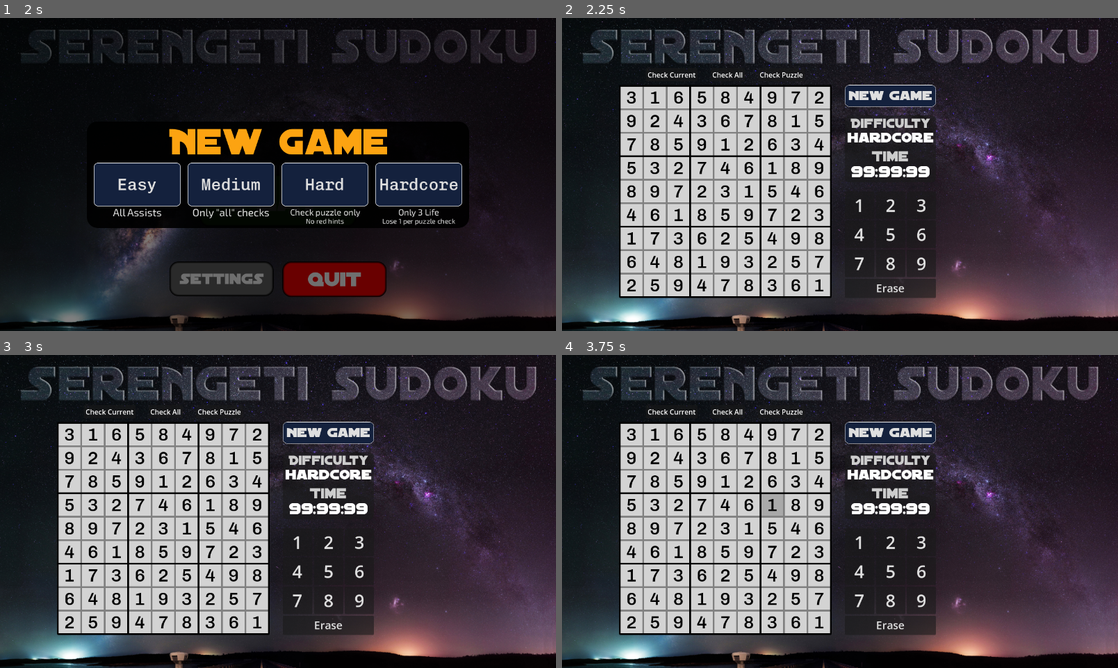
Above: before the commit, frames 1-4 (two rows, left to right).
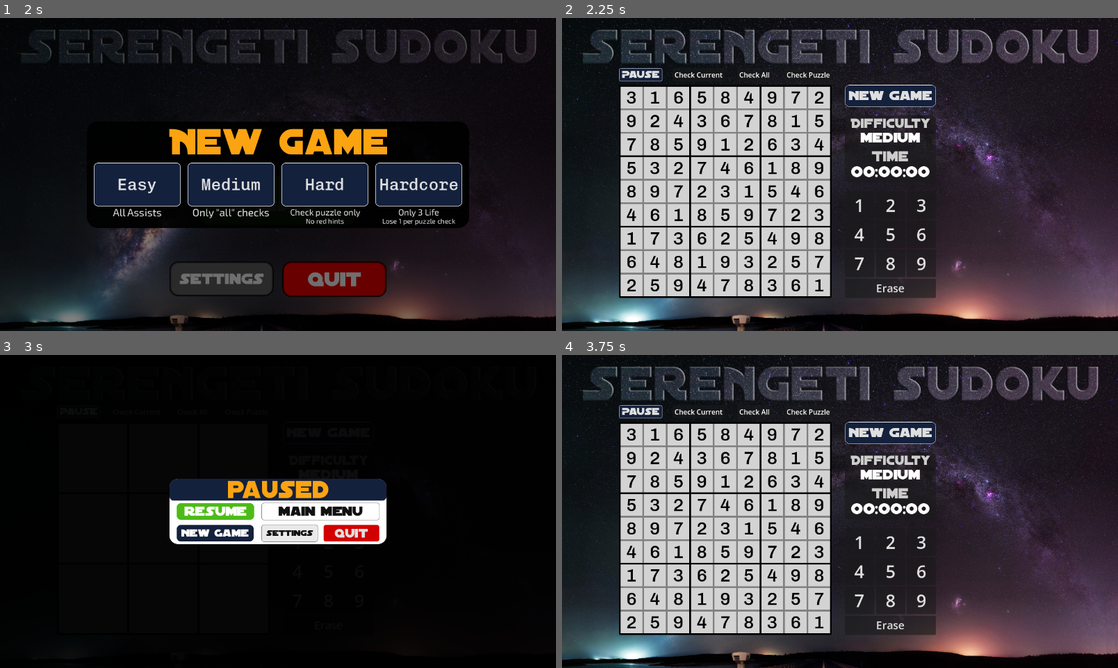
Above: after the commit, the same moments.

Repository: Convy32/Serengeti-Sudoku
Game: Godot game, scene res://main_menu.tscn
Two runs of this game, one before a commit and one after it. Both use one fixed random seed, a clock stepped at 60 frames per second and the inputs below.
Inputs (mouse positions are in pixels of both pictures, inside the frame that each line leads up to):
- Up to frame 1 (2 s): click "Settings" at 0.5 s; click "Play" at 1.25 s
- Up to frame 2 (2.25 s): click "Medium" at 2 s
- Up to frame 3 (3 s): click (77, 411) at 2.75 s, where only the run after the commit has a clickable "Pause"
- Up to frame 4 (3.75 s): click (778, 511) at 3.5 s, where only the run after the commit has a clickable "resume"

Frame 1 is identical in both runs. In frame 2, 1.1% of the frame differs, in the area x 10-67%, y 16-51%; in frame 3, 81%, in the area x 0-100%, y 0-100%; in frame 4, 1.4%.

Commit message:
Pause function complete

Diff:
--- /dev/null
+++ b/sudoku/bluegov.tres
@@ -0,0 +1,14 @@
+[gd_resource type="StyleBoxFlat" format=3 uid="uid://y617oht8tdhk"]
+
+[resource]
+bg_color = Color(0.12860578, 0.19816345, 0.34782866, 1)
+border_width_left = 1
+border_width_top = 1
+border_width_right = 1
+border_width_bottom = 1
+border_color = Color(1, 1, 1, 1)
+border_blend = true
+corner_radius_top_left = 10
+corner_radius_top_right = 10
+corner_radius_bottom_right = 10
+corner_radius_bottom_left = 10
--- /dev/null
+++ b/sudoku/bluenorm.tres
@@ -0,0 +1,14 @@
+[gd_resource type="StyleBoxFlat" format=3 uid="uid://ci565aspcoshr"]
+
+[resource]
+bg_color = Color(0.078431375, 0.12941177, 0.23921569, 1)
+border_width_left = 1
+border_width_top = 1
+border_width_right = 1
+border_width_bottom = 1
+border_color = Color(1, 1, 1, 1)
+border_blend = true
+corner_radius_top_left = 10
+corner_radius_top_right = 10
+corner_radius_bottom_right = 10
+corner_radius_bottom_left = 10
--- /dev/null
+++ b/sudoku/bluepress.tres
@@ -0,0 +1,14 @@
+[gd_resource type="StyleBoxFlat" format=3 uid="uid://djg7f7e1rylcy"]
+
+[resource]
+bg_color = Color(0.17449376, 0.26111656, 0.44370916, 1)
+border_width_left = 1
+border_width_top = 1
+border_width_right = 1
+border_width_bottom = 1
+border_color = Color(1, 1, 1, 1)
+border_blend = true
+corner_radius_top_left = 10
+corner_radius_top_right = 10
+corner_radius_bottom_right = 10
+corner_radius_bottom_left = 10
--- a/sudoku/game.tscn
+++ b/sudoku/game.tscn
@@ -16,11 +16,54 @@
 [ext_resource type="Theme" uid="uid://cndcs6l2sw2ed" path="res://quitbutton.tres" id="13_lc2xo"]
 [ext_resource type="Theme" uid="uid://bviuwu626dxg7" path="res://gameoverlabels.tres" id="14_215e1"]
 [ext_resource type="Texture2D" uid="uid://du1xvq7occ51s" path="res://Gamelose1.png" id="15_7sc4i"]
+[ext_resource type="Texture2D" uid="uid://omba5fnc1k4n" path="res://pausescreen.png" id="17_e8heu"]
+[ext_resource type="StyleBox" uid="uid://ci565aspcoshr" path="res://bluenorm.tres" id="18_e36ub"]
+[ext_resource type="StyleBox" uid="uid://djg7f7e1rylcy" path="res://bluepress.tres" id="19_hb5m1"]
+[ext_resource type="StyleBox" uid="uid://y617oht8tdhk" path="res://bluegov.tres" id="20_x5p1p"]
 
 [sub_resource type="Theme" id="Theme_feb5d"]
 Label/colors/font_color = Color(0, 0, 0, 1)
 Label/font_sizes/font_size = 40
 Label/fonts/font = ExtResource("1_fc0e3")
+
+[sub_resource type="StyleBoxFlat" id="StyleBoxFlat_e36ub"]
+bg_color = Color(0.078431375, 0.12941177, 0.23921569, 1)
+border_width_left = 1
+border_width_top = 1
+border_width_right = 1
+border_width_bottom = 1
+border_color = Color(1, 1, 1, 1)
+border_blend = true
+corner_radius_top_left = 5
+corner_radius_top_right = 5
+corner_radius_bottom_right = 5
+corner_radius_bottom_left = 5
+
+[sub_resource type="StyleBoxFlat" id="StyleBoxFlat_hb5m1"]
+bg_color = Color(0.17449376, 0.26111656, 0.44370916, 1)
+border_width_left = 1
+border_width_top = 1
+border_width_right = 1
+border_width_bottom = 1
+border_color = Color(1, 1, 1, 1)
+border_blend = true
+corner_radius_top_left = 5
+corner_radius_top_right = 5
+corner_radius_bottom_right = 5
+corner_radius_bottom_left = 5
+
+[sub_resource type="StyleBoxFlat" id="StyleBoxFlat_x5p1p"]
+bg_color = Color(0.12860578, 0.19816345, 0.34782866, 1)
+border_width_left = 1
+border_width_top = 1
+border_width_right = 1
+border_width_bottom = 1
+border_color = Color(1, 1, 1, 1)
+border_blend = true
+corner_radius_top_left = 5
+corner_radius_top_right = 5
+corner_radius_bottom_right = 5
+corner_radius_bottom_left = 5
 
 [sub_resource type="Theme" id="Theme_7jktm"]
 Button/font_sizes/font_size = 40
@@ -37,6 +80,45 @@
 corner_radius_bottom_right = 5
 corner_radius_bottom_left = 5
 
+[sub_resource type="StyleBoxFlat" id="StyleBoxFlat_qhcbd"]
+bg_color = Color(0.29803923, 0.73333335, 0.09019608, 1)
+border_width_left = 1
+border_width_top = 1
+border_width_right = 1
+border_width_bottom = 1
+border_color = Color(1, 1, 1, 1)
+border_blend = true
+corner_radius_top_left = 10
+corner_radius_top_right = 10
+corner_radius_bottom_right = 10
+corner_radius_bottom_left = 10
+
+[sub_resource type="StyleBoxFlat" id="StyleBoxFlat_f1jbl"]
+bg_color = Color(0.18431373, 0.47843137, 0.05490196, 1)
+border_width_left = 1
+border_width_top = 1
+border_width_right = 1
+border_width_bottom = 1
+border_color = Color(1, 1, 1, 1)
+border_blend = true
+corner_radius_top_left = 10
+corner_radius_top_right = 10
+corner_radius_bottom_right = 10
+corner_radius_bottom_left = 10
+
+[sub_resource type="StyleBoxFlat" id="StyleBoxFlat_vaj68"]
+bg_color = Color(0.22352941, 0.5647059, 0.07058824, 1)
+border_width_left = 1
+border_width_top = 1
+border_width_right = 1
+border_width_bottom = 1
+border_color = Color(1, 1, 1, 1)
+border_blend = true
+corner_radius_top_left = 10
+corner_radius_top_right = 10
+corner_radius_bottom_right = 10
+corner_radius_bottom_left = 10
+
 [node name="Control" type="Control" unique_id=591113563]
 layout_mode = 3
 anchors_preset = 15
@@ -46,8 +128,8 @@
 grow_vertical = 2
 theme = SubResource("Theme_feb5d")
 script = ExtResource("2_ryrav")
-metadata/_edit_horizontal_guides_ = [644.0, 130.0, 144.0, 94.0, 154.0, 224.0, 379.0, 224.0, 379.0, 224.0, 224.0]
-metadata/_edit_vertical_guides_ = [651.0, 131.0, 293.0, 455.0, 280.0, 389.0, 651.0, 861.0]
+metadata/_edit_horizontal_guides_ = [644.0, 130.0, 144.0, 94.0, 154.0, 224.0, 379.0, 224.0, 380.0, 224.0, 224.0, 340.0, 430.0, 390.0, 115.0, 146.0]
+metadata/_edit_vertical_guides_ = [651.0, 131.0, 293.0, 455.0, 280.0, 389.0, 651.0, 861.0, 621.0]
 
 [node name="MainMenu720" type="Sprite2D" parent="." unique_id=1643750564]
 position = Vector2(640, 360)
@@ -77,7 +159,7 @@
 theme_override_colors/font_color = Color(1, 1, 1, 1)
 theme_override_fonts/font = ExtResource("11_215e1")
 theme_override_font_sizes/font_size = 33
-text = "Hardcore"
+text = "Easy"
 horizontal_alignment = 1
 vertical_alignment = 1
 
@@ -88,7 +170,7 @@
 offset_bottom = 72.0
 theme_override_fonts/font = ExtResource("11_215e1")
 theme_override_font_sizes/font_size = 37
-text = "99:99:99"
+text = "00:00:00"
 horizontal_alignment = 1
 vertical_alignment = 1
 
@@ -108,11 +190,25 @@
 columns = 9
 script = ExtResource("1_80nbo")
 
+[node name="PauseButton" type="Button" parent="." unique_id=1421596896]
+layout_mode = 0
+offset_left = 131.0
+offset_top = 115.0
+offset_right = 231.0
+offset_bottom = 146.0
+theme = ExtResource("10_lc2xo")
+theme_override_fonts/font = ExtResource("11_215e1")
+theme_override_font_sizes/font_size = 24
+theme_override_styles/normal = SubResource("StyleBoxFlat_e36ub")
+theme_override_styles/pressed = SubResource("StyleBoxFlat_hb5m1")
+theme_override_styles/hover = SubResource("StyleBoxFlat_x5p1p")
+text = "Pause"
+
 [node name="MenuBar" type="MenuBar" parent="." unique_id=1693006105]
 layout_mode = 0
-offset_left = 193.0
+offset_left = 255.0
 offset_top = 115.0
-offset_right = 312.0
+offset_right = 374.0
 offset_bottom = 146.0
 theme_override_colors/font_color = Color(1, 1, 1, 1)
 
@@ -128,9 +224,9 @@
 
 [node name="MenuBar2" type="MenuBar" parent="." unique_id=1158981240]
 layout_mode = 0
-offset_left = 342.0
+offset_left = 404.0
 offset_top = 115.0
-offset_right = 421.0
+offset_right = 483.0
 offset_bottom = 146.0
 theme_override_colors/font_color = Color(1, 1, 1, 1)
 
@@ -145,9 +241,9 @@
 
 [node name="Check Puzzle" type="Button" parent="." unique_id=2009841287]
 layout_mode = 0
-offset_left = 451.0
+offset_left = 513.0
 offset_top = 115.0
-offset_right = 559.0
+offset_right = 621.0
 offset_bottom = 146.0
 theme_override_colors/font_color = Color(1, 1, 1, 1)
 text = "Check Puzzle"
@@ -479,6 +575,78 @@
 [node name="TimeTimer" type="Timer" parent="." unique_id=1429012144]
 process_callback = 0
 
+[node name="Pause" type="Control" parent="." unique_id=1985020163]
+visible = false
+anchors_preset = 0
+offset_right = 40.0
+offset_bottom = 40.0
+
+[node name="Pausescreen" type="Sprite2D" parent="Pause" unique_id=494990808]
+position = Vector2(640, 360)
+texture = ExtResource("17_e8heu")
+
+[node name="Resume" type="Button" parent="Pause" unique_id=1615946029]
+layout_mode = 0
+offset_left = 406.0
+offset_top = 340.0
+offset_right = 586.0
+offset_bottom = 380.0
+theme = ExtResource("10_lc2xo")
+theme_override_colors/font_color = Color(1, 1, 1, 1)
+theme_override_fonts/font = ExtResource("11_215e1")
+theme_override_font_sizes/font_size = 32
+theme_override_styles/normal = SubResource("StyleBoxFlat_qhcbd")
+theme_override_styles/pressed = SubResource("StyleBoxFlat_f1jbl")
+theme_override_styles/hover = SubResource("StyleBoxFlat_vaj68")
+text = "resume"
+
+[node name="NewGame" type="Button" parent="Pause" unique_id=1200381102]
+layout_mode = 0
+offset_left = 406.0
+offset_top = 390.0
+offset_right = 585.0
+offset_bottom = 430.0
+theme = ExtResource("10_lc2xo")
+theme_override_colors/font_color = Color(1, 1, 1, 1)
+theme_override_fonts/font = ExtResource("11_215e1")
+theme_override_font_sizes/font_size = 26
+theme_override_styles/normal = ExtResource("18_e36ub")
+theme_override_styles/pressed = ExtResource("19_hb5m1")
+theme_override_styles/hover = ExtResource("20_x5p1p")
+text = "New Game"
+
+[node name="Button" type="Button" parent="Pause" unique_id=162408442]
+layout_mode = 0
+offset_left = 602.0
+offset_top = 340.0
+offset_right = 874.0
+offset_bottom = 380.0
+theme = ExtResource("12_7sc4i")
+theme_override_font_sizes/font_size = 32
+text = "Main Menu"
+
+[node name="Settings" type="Button" parent="Pause" unique_id=932903922]
+layout_mode = 0
+offset_left = 602.0
+offset_top = 390.0
+offset_right = 732.0
+offset_bottom = 430.0
+theme = ExtResource("12_7sc4i")
+theme_override_font_sizes/font_size = 20
+theme_override_styles/normal = SubResource("StyleBoxFlat_lc2xo")
+text = "Settings"
+
+[node name="Quit" type="Button" parent="Pause" unique_id=973043438]
+layout_mode = 0
+offset_left = 744.0
+offset_top = 390.0
+offset_right = 874.0
+offset_bottom = 430.0
+theme = ExtResource("13_lc2xo")
+theme_override_font_sizes/font_size = 30
+text = "Quit"
+
+[connection signal="pressed" from="PauseButton" to="." method="pause"]
 [connection signal="id_pressed" from="MenuBar/Check Current" to="." method="_on_check_current_id_pressed"]
 [connection signal="id_pressed" from="MenuBar2/Check All" to="." method="_on_check_all_id_pressed"]
 [connection signal="pressed" from="Check Puzzle" to="." method="check_puzzle"]
@@ -500,3 +668,7 @@
 [connection signal="pressed" from="GameLose/Button" to="." method="gameover_mainmenu_button_pressed"]
 [connection signal="pressed" from="GameLose/Quit" to="." method="gameover_quit_button_pressed"]
 [connection signal="timeout" from="TimeTimer" to="." method="time_tracking"]
+[connection signal="pressed" from="Pause/Resume" to="." method="unpause"]
+[connection signal="pressed" from="Pause/NewGame" to="." method="_on_new_game_pressed"]
+[connection signal="pressed" from="Pause/Button" to="." method="gameover_mainmenu_button_pressed"]
+[connection signal="pressed" from="Pause/Quit" to="." method="gameover_quit_button_pressed"]
--- /dev/null
+++ b/sudoku/greennomr.tres
@@ -0,0 +1,14 @@
+[gd_resource type="StyleBoxFlat" format=3 uid="uid://8gll3543fm8t"]
+
+[resource]
+bg_color = Color(0.29803923, 0.73333335, 0.09019608, 1)
+border_width_left = 5
+border_width_top = 5
+border_width_right = 5
+border_width_bottom = 5
+border_color = Color(0, 0, 0, 1)
+border_blend = true
+corner_radius_top_left = 20
+corner_radius_top_right = 20
+corner_radius_bottom_right = 20
+corner_radius_bottom_left = 20
--- /dev/null
+++ b/sudoku/greenpres.tres
@@ -0,0 +1,14 @@
+[gd_resource type="StyleBoxFlat" format=3 uid="uid://bvp6dlv5bvnfx"]
+
+[resource]
+bg_color = Color(0.18528941, 0.47742885, 0.055679277, 1)
+border_width_left = 5
+border_width_top = 5
+border_width_right = 5
+border_width_bottom = 5
+border_color = Color(0, 0, 0, 1)
+border_blend = true
+corner_radius_top_left = 20
+corner_radius_top_right = 20
+corner_radius_bottom_right = 20
+corner_radius_bottom_left = 20
--- /dev/null
+++ b/sudoku/grenhov.tres
@@ -0,0 +1,14 @@
+[gd_resource type="StyleBoxFlat" format=3 uid="uid://bd2auja6gmtah"]
+
+[resource]
+bg_color = Color(0.22534853, 0.563765, 0.0689902, 1)
+border_width_left = 5
+border_width_top = 5
+border_width_right = 5
+border_width_bottom = 5
+border_color = Color(0, 0, 0, 1)
+border_blend = true
+corner_radius_top_left = 20
+corner_radius_top_right = 20
+corner_radius_bottom_right = 20
+corner_radius_bottom_left = 20
--- a/sudoku/main.gd
+++ b/sudoku/main.gd
@@ -9,6 +9,8 @@
 
 	randomize()
 	start_generation(Globals.difficulty)
+
+	$Infobox/Diff.text = Globals.difficulty
 
 func check_spaces(spaces: Array):
 	var result = true
@@ -136,9 +138,6 @@
 		Globals.health -= 1
 		if Globals.health <= 0:
 			game_lose()
-
-func show_game_win() -> void:
-	game_win()
 
 func gameover_mainmenu_button_pressed() -> void:
 	get_tree().change_scene_to_file("res://main_menu.tscn")
@@ -202,9 +201,27 @@
 		grid_space.box_value = ""
 		grid_space.label.text = ""
 
+func pause():
+	$Pause.visible = true
+	$GridContainer.visible = false
+	$TimeTimer.stop()
+
+func unpause():
+	$GridContainer.visible = true
+	$Pause.visible = false
+	$TimeTimer.start()
+
 func time_tracking():
 	Globals.time += 1
-	print(Globals.time)
+	$Infobox/Time.text = time_format(Globals.time)
+
+func time_format(time):
+	var hours = time / 3600
+	var remaining = time % 3600
+	var minutes = remaining / 60
+	var seconds = remaining % 60
+
+	return("%02d:%02d:%02d" % [hours, minutes, seconds])
 
 func score():
 	var localscore = 0
--- a/sudoku/main_menu.tscn
+++ b/sudoku/main_menu.tscn
@@ -3,45 +3,9 @@
 [ext_resource type="Texture2D" uid="uid://2hr8gkf330r4" path="res://Main_menu_720.png" id="1_06t4h"]
 [ext_resource type="Script" uid="uid://dh1wg85t7y2py" path="res://main_menu.gd" id="1_fu7sn"]
 [ext_resource type="Theme" uid="uid://berbaoetvcro3" path="res://quitbuttonMM.tres" id="3_fu7sn"]
-
-[sub_resource type="StyleBoxFlat" id="StyleBoxFlat_7vrkn"]
-bg_color = Color(0.29803923, 0.73333335, 0.09019608, 1)
-border_width_left = 5
-border_width_top = 5
-border_width_right = 5
-border_width_bottom = 5
-border_color = Color(0, 0, 0, 1)
-border_blend = true
-corner_radius_top_left = 20
-corner_radius_top_right = 20
-corner_radius_bottom_right = 20
-corner_radius_bottom_left = 20
-
-[sub_resource type="StyleBoxFlat" id="StyleBoxFlat_fu7sn"]
-bg_color = Color(0.18528941, 0.47742885, 0.055679277, 1)
-border_width_left = 5
-border_width_top = 5
-border_width_right = 5
-border_width_bottom = 5
-border_color = Color(0, 0, 0, 1)
-border_blend = true
-corner_radius_top_left = 20
-corner_radius_top_right = 20
-corner_radius_bottom_right = 20
-corner_radius_bottom_left = 20
-
-[sub_resource type="StyleBoxFlat" id="StyleBoxFlat_jix8l"]
-bg_color = Color(0.22534853, 0.563765, 0.0689902, 1)
-border_width_left = 5
-border_width_top = 5
-border_width_right = 5
-border_width_bottom = 5
-border_color = Color(0, 0, 0, 1)
-border_blend = true
-corner_radius_top_left = 20
-corner_radius_top_right = 20
-corner_radius_bottom_right = 20
-corner_radius_bottom_left = 20
+[ext_resource type="StyleBox" uid="uid://8gll3543fm8t" path="res://greennomr.tres" id="4_nlkkf"]
+[ext_resource type="StyleBox" uid="uid://bvp6dlv5bvnfx" path="res://greenpres.tres" id="5_qe12f"]
+[ext_resource type="StyleBox" uid="uid://bd2auja6gmtah" path="res://grenhov.tres" id="6_8qtwp"]
 
 [sub_resource type="StyleBoxFlat" id="StyleBoxFlat_glbon"]
 bg_color = Color(0.33333334, 0.33333334, 0.33333334, 1)
@@ -103,9 +67,9 @@
 offset_right = 819.9997
 offset_bottom = 480.0
 theme = ExtResource("3_fu7sn")
-theme_override_styles/normal = SubResource("StyleBoxFlat_7vrkn")
-theme_override_styles/pressed = SubResource("StyleBoxFlat_fu7sn")
-theme_override_styles/hover = SubResource("StyleBoxFlat_jix8l")
+theme_override_styles/normal = ExtResource("4_nlkkf")
+theme_override_styles/pressed = ExtResource("5_qe12f")
+theme_override_styles/hover = ExtResource("6_8qtwp")
 text = "Play"
 
 [node name="Settings" type="Button" parent="." unique_id=1172136843]
Binary file added: sudoku/pausebutton.png
Not shown, added: sudoku/pausebutton.png.import
Binary file added: sudoku/pausescreen.png
Not shown, added: sudoku/pausescreen.png.import
